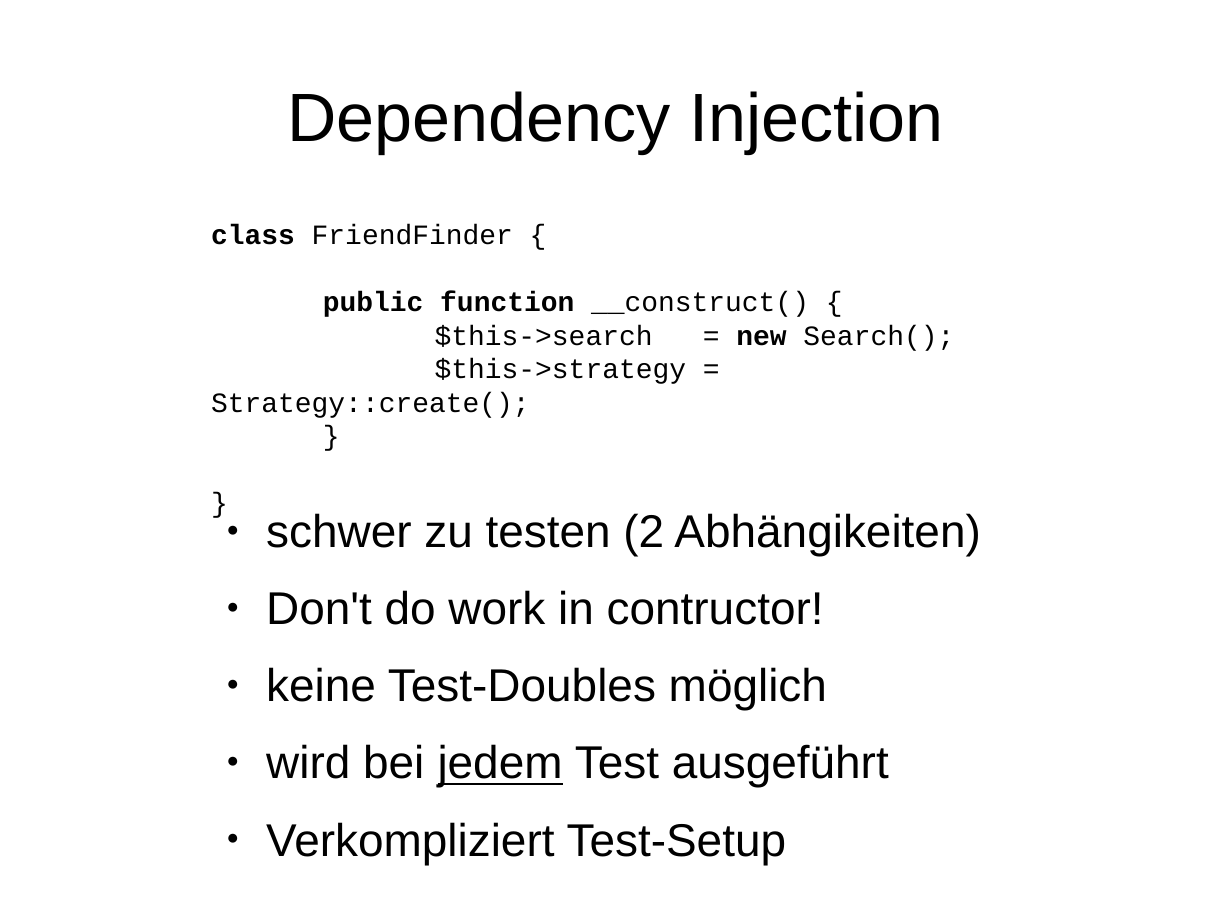
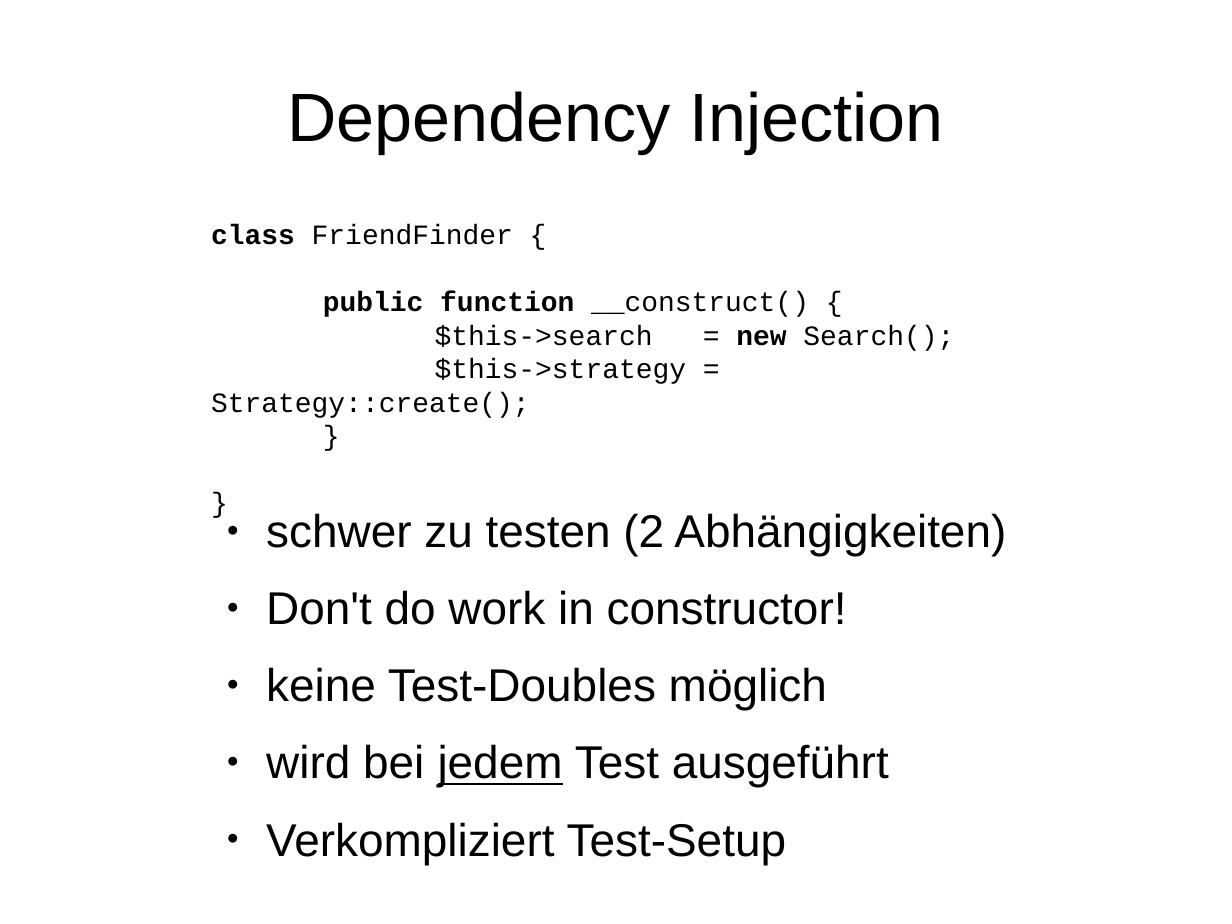
Before and after one commit to Weltraumschaf/Slides, a slide deck: slide 25 of CleanCode/Clean_Code.odp. Drawn at 1232x924 pixels with LibreOffice and Linux fonts; fonts in the diff are those of the drawing. Boxes give left, top, right and bottom in pixels: in the first picture for what was removed or moved away, otherwise in the second. Text is boxed around its words. In the diff, an @@ line names an element or a change of style, - is before the commit and + after.

```diff
--- a/CleanCode/Clean_Code.odp
+++ b/CleanCode/Clean_Code.odp
@@ text at (266,513,1006,625): text changed @@
-● schwer zu testen (2 Abhängikeiten)
-● Don't do work in contructor!
+● schwer zu testen (2 Abhängigkeiten)
+● Don't do work in constructor!
```
Also in this commit, not shown: 2 other slides changed, 1 other file.
